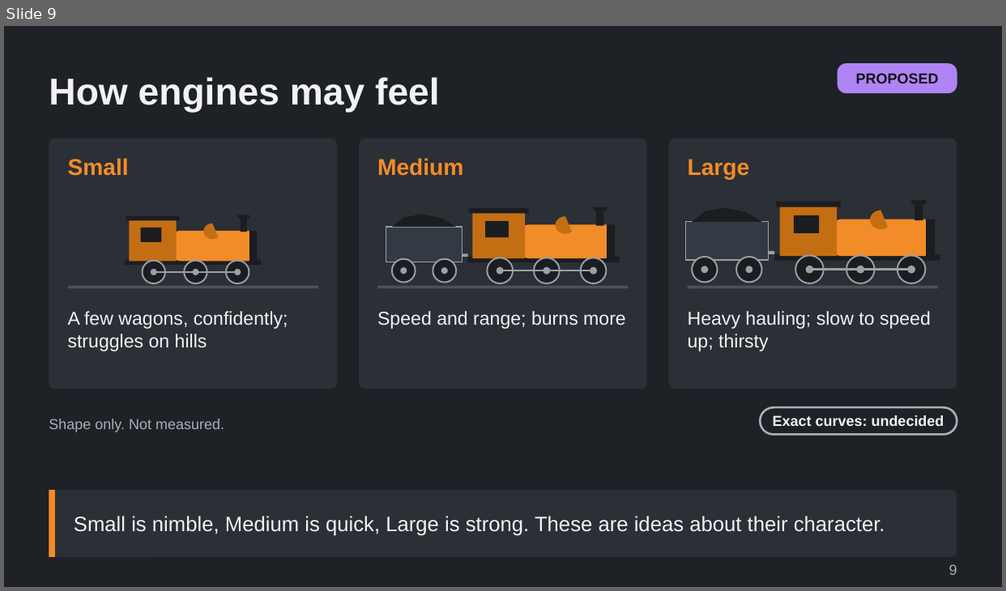
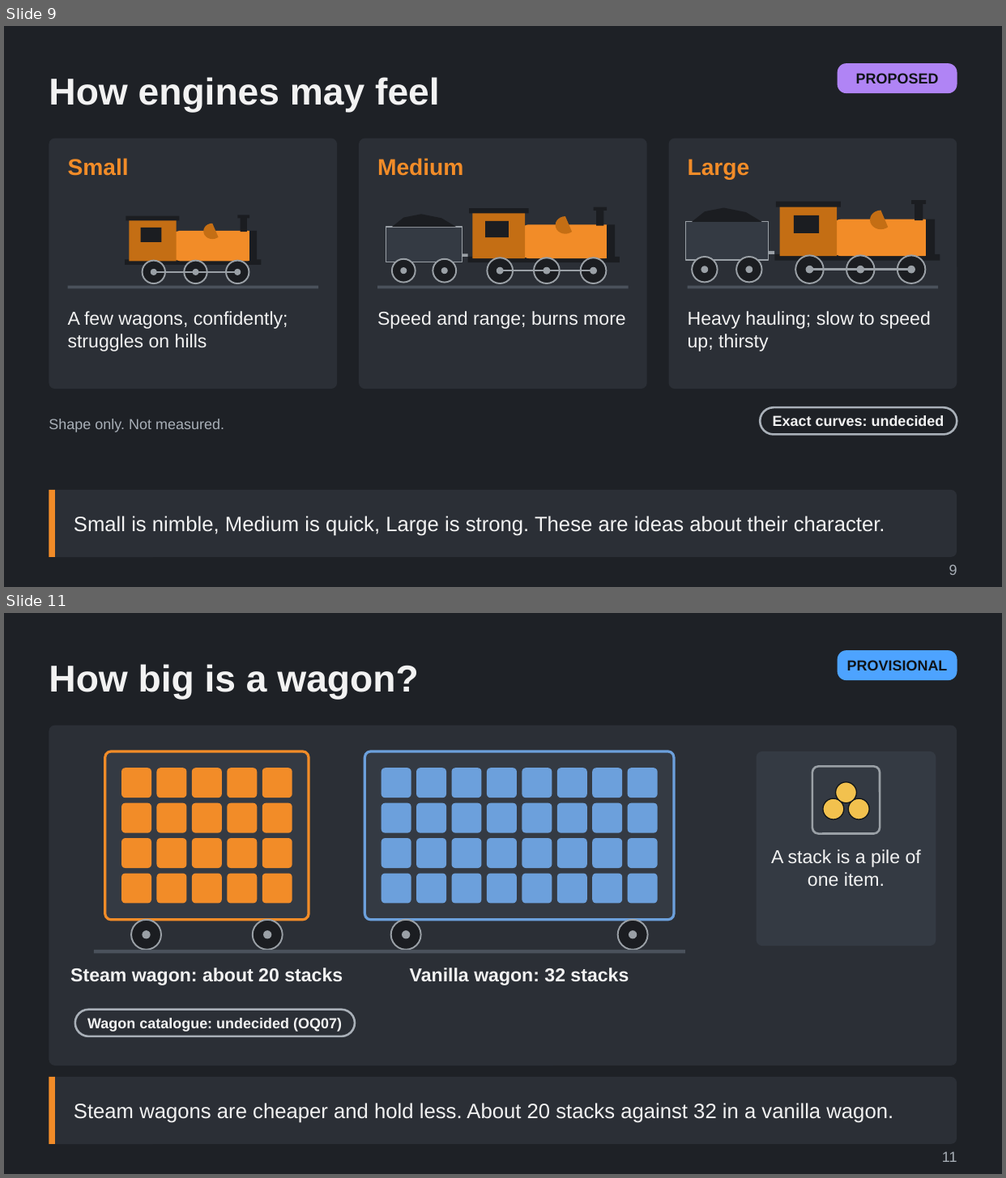
Before and after one commit to Tarenkookoo/Satisfactory---Early-Locomotion, a slide deck: Reporting/Claude Presents/Deck9_Balance/How_the_Mod_Is_Balanced_Explained.pptx. Shown one above the other, each under a label of ours: slide 9 before the commit, slides 9 and 11 after it; the slides between them are not shown. The pictures are 1006x591 and 1006x1178 pixels, drawn with LibreOffice and Linux fonts; fonts in the diff are those of the drawing. Boxes give left, top, right and bottom in pixels: in the first picture for what was removed or moved away, otherwise in the second. Text is boxed around its words. In the diff, an @@ line names an element or a change of style, - is before the commit and + after.

```diff
--- a/Reporting/Claude Presents/Deck9_Balance/How_the_Mod_Is_Balanced_Explained.pptx
+++ b/Reporting/Claude Presents/Deck9_Balance/How_the_Mod_Is_Balanced_Explained.pptx
@@ slide 11 added at (4, 613, 1002, 1174), background #1E2126 @@
@@ rounded rectangle added at (837, 650, 957, 680), fill #4DA3FF, 14 pt, text #101418, bold @@
+PROVISIONAL
@@ title added at (49, 664, 418, 699), 36 pt, text #F2F2F2, bold @@
+How big is a wagon?
@@ group added at (756, 752, 936, 946): 3 ellipses, 2 rounded rectangles, 1 text @@
+A stack is a pile of one item.
@@ group added at (49, 726, 957, 1066): 56 rounded rectangles, 8 ellipses, 2 texts, 1 rectangle @@
+Steam wagon: about 20 stacks
+Vanilla wagon: 32 stacks
+Wagon catalogue: undecided (OQ07)
@@ rounded rectangle added at (49, 1077, 957, 1144), fill #2B2F36 @@
@@ rectangle added at (49, 1077, 55, 1144), fill #F28C28 @@
@@ text added at (74, 1103, 893, 1123), 20 pt, text #F2F2F2 @@
+Steam wagons are cheaper and hold less. About 20 stacks against 32 in a vanilla wagon.
@@ text added at (942, 1152, 957, 1162), 14 pt, text #A9B0B8 @@
+11
```
Also in this commit, not shown: 8 other slides added, 3 other files.
